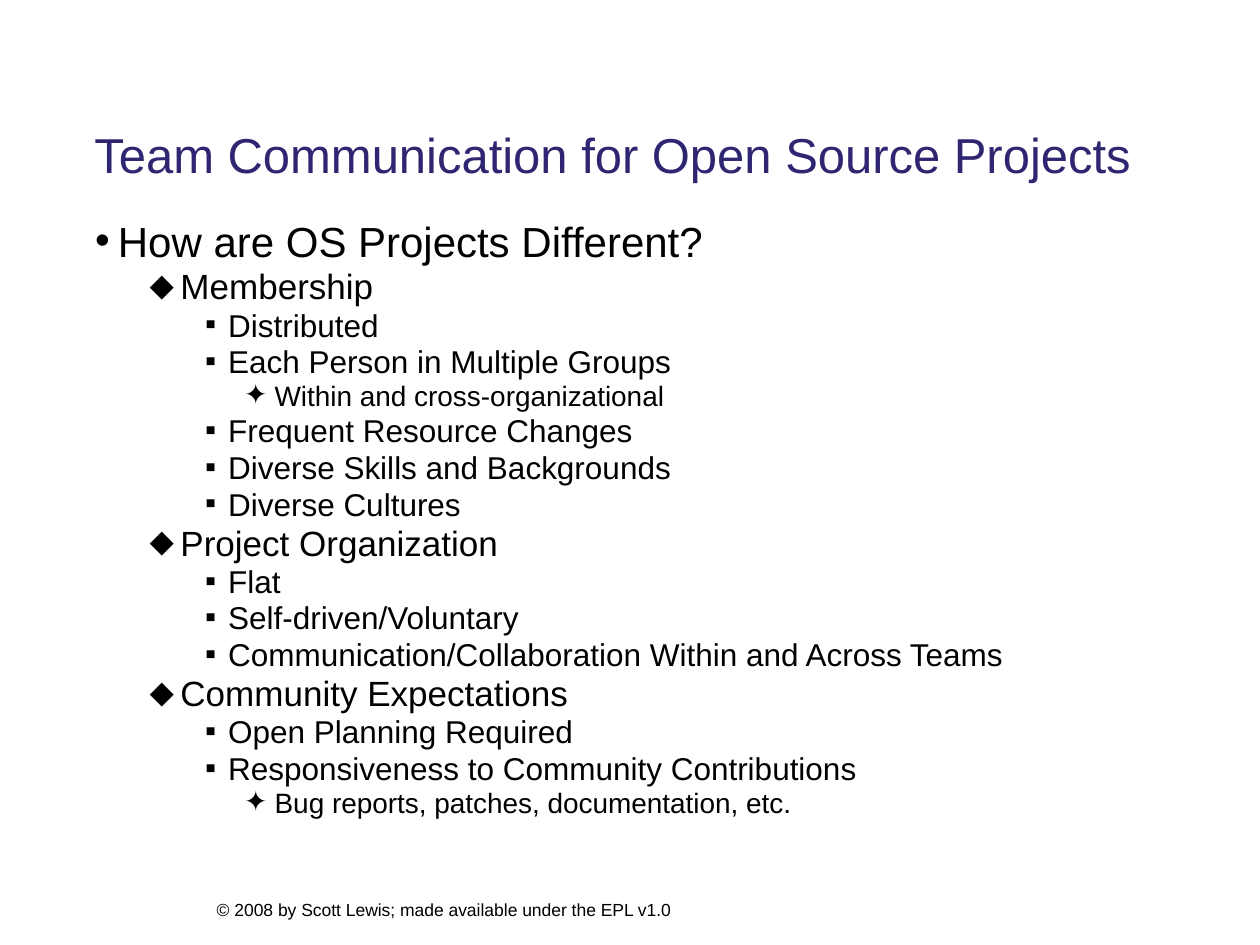
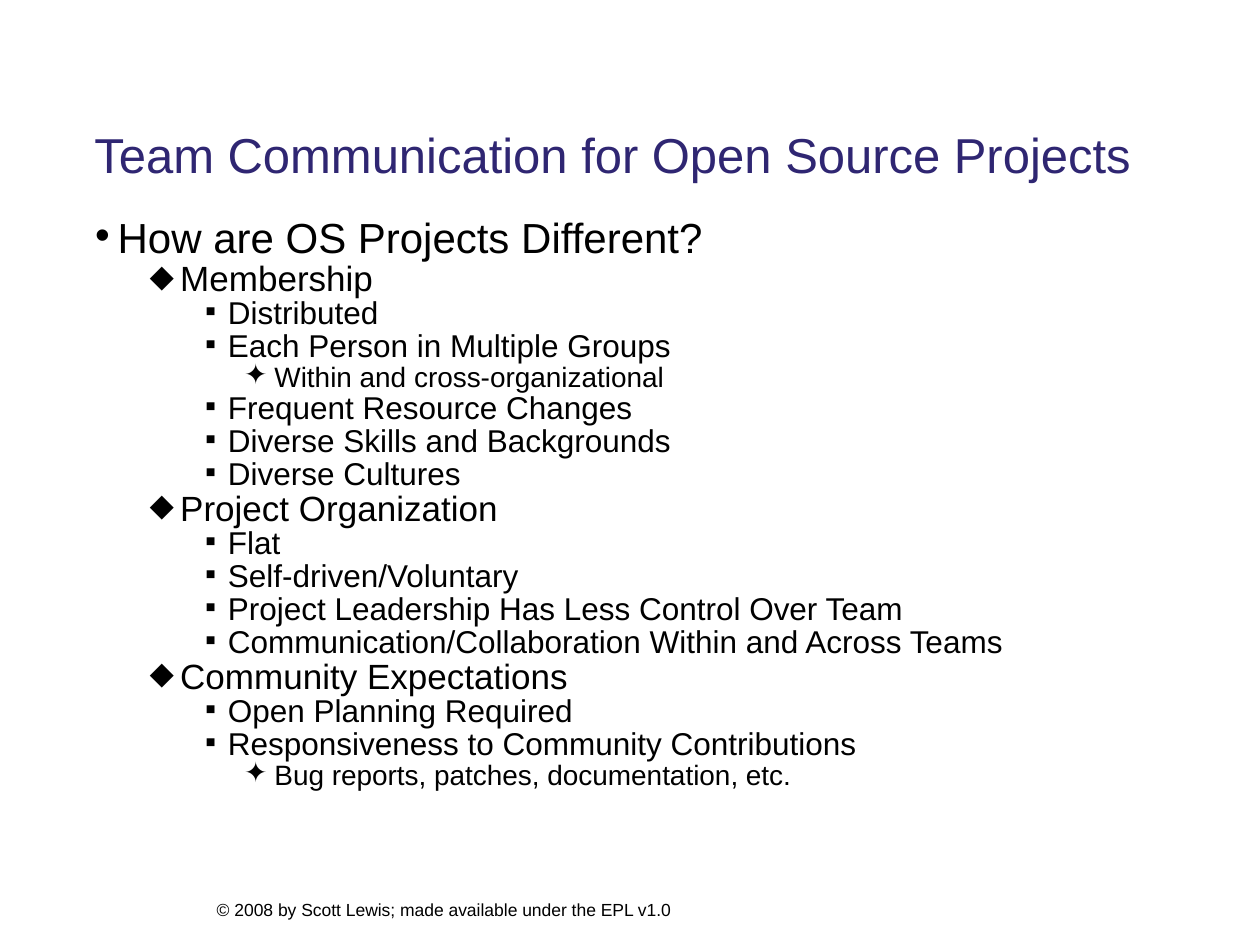
Before and after one commit to eclipse/ecf-website, a slide deck: slide 2 of presentations/eclipsecon2008/longtalk134/ecf_eclipsecon2008_134_DRAFT.ppt. Drawn at 1260x945 pixels with LibreOffice and Linux fonts; fonts in the diff are those of the drawing; background and template pictures are left out. Boxes give left, top, right and bottom in pixels: in the first picture for what was removed or moved away, otherwise in the second. Text is boxed around its words. In the diff, an @@ line names an element or a change of style, - is before the commit and + after.

```diff
--- a/presentations/eclipsecon2008/longtalk134/ecf_eclipsecon2008_134_DRAFT.ppt
+++ b/presentations/eclipsecon2008/longtalk134/ecf_eclipsecon2008_134_DRAFT.ppt
@@ text at (x1=118, y1=222, x2=1003, y2=790): line spacing 0.76 to 0.66; indent changed @@
@@ text at (x1=228, y1=597, x2=903, y2=626): paragraph added @@
+    ▪ Project Leadership Has Less Control Over Team
```
Also in this commit, not shown: 10 other slides changed, 1 slide removed, 1 other file.
